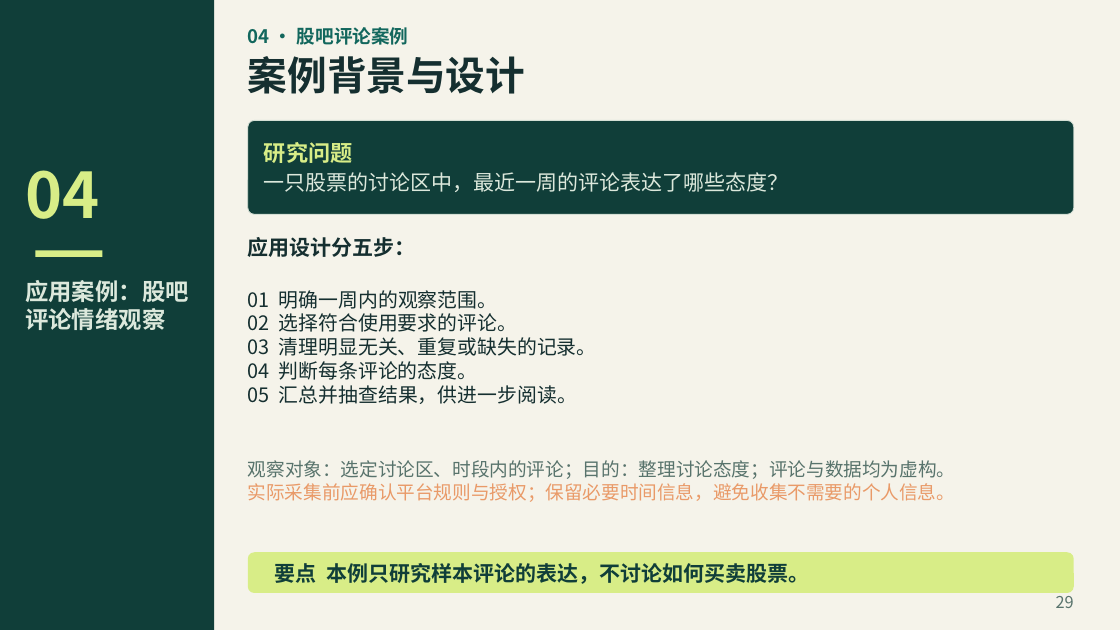
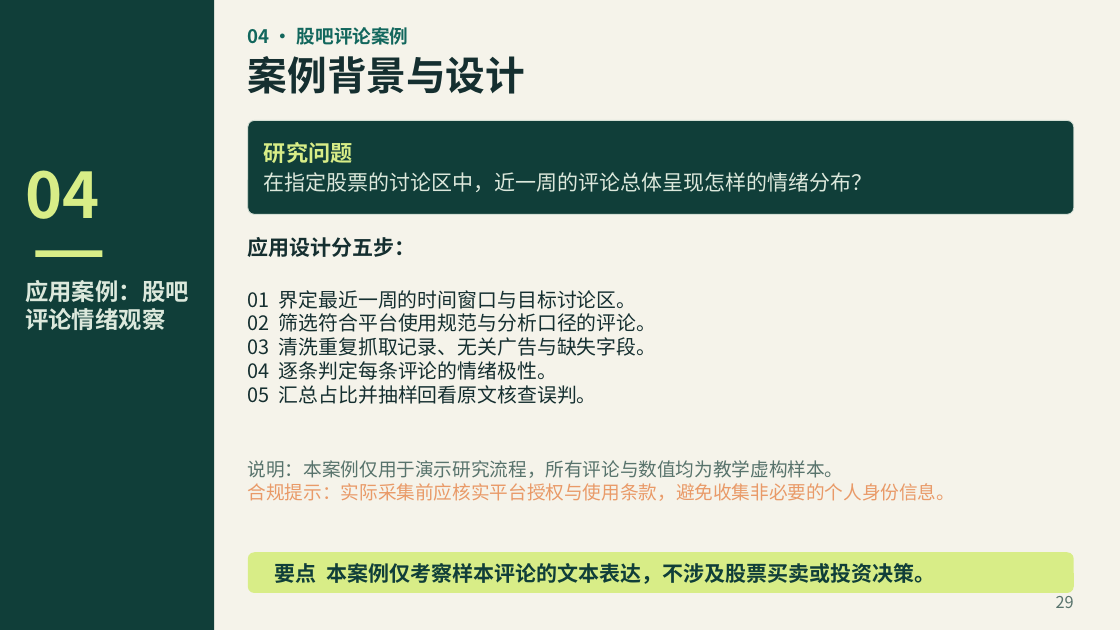
Before and after one commit to jefeerzhang/jefeerzhang.github.io, a slide deck: slide 29 of courses/big-data-finance/text-analysis/文本分析教学PPT.pptx. Drawn at 1120x630 pixels with LibreOffice and Linux fonts; fonts in the diff are those of the drawing. Boxes give left, top, right and bottom in pixels: in the first picture for what was removed or moved away, otherwise in the second. Text is boxed around its words. In the diff, an @@ line names an element or a change of style, - is before the commit and + after.

Commit message:
fix(文本分析): 修正课件概念与互动演示
纠正主题模型、词频和金融文献的表述，修复互动页关键词按钮，并同步课件 PDF 与 PPTX。

```diff
--- a/courses/big-data-finance/text-analysis/文本分析教学PPT.pptx
+++ b/courses/big-data-finance/text-analysis/文本分析教学PPT.pptx
@@ text in rounded rectangle at (x1=264, y1=172, x2=873, y2=192): text changed @@
-一只股票的讨论区中，最近一周的评论表达了哪些态度？
+在指定股票的讨论区中，近一周的评论总体呈现怎样的情绪分布？
@@ text at (x1=248, y1=290, x2=657, y2=404): text changed @@
-01 明确一周内的观察范围。
-02 选择符合使用要求的评论。
-03 清理明显无关、重复或缺失的记录。
-04 判断每条评论的态度。
-05 汇总并抽查结果，供进一步阅读。
+01 界定最近一周的时间窗口与目标讨论区。
+02 筛选符合平台使用规范与分析口径的评论。
+03 清洗重复抓取记录、无关广告与缺失字段。
+04 逐条判定每条评论的情绪极性。
+05 汇总占比并抽样回看原文核查误判。
@@ text at (x1=248, y1=460, x2=955, y2=501): text changed; text colour #58736C to #E99A68 @@
-观察对象：选定讨论区、时段内的评论；目的：整理讨论态度；评论与数据均为虚构。
-实际采集前应确认平台规则与授权；保留必要时间信息，避免收集不需要的个人信息。
+说明：本案例仅用于演示研究流程，所有评论与数值均为教学虚构样本。
+合规提示：实际采集前应核实平台授权与使用条款，避免收集非必要的个人身份信息。
@@ text in rounded rectangle at (x1=275, y1=563, x2=935, y2=584): text changed @@
-要点 本例只研究样本评论的表达，不讨论如何买卖股票。
+要点 本案例仅考察样本评论的文本表达，不涉及股票买卖或投资决策。
```
Also in this commit, not shown: 40 other slides changed, 3 other files.
